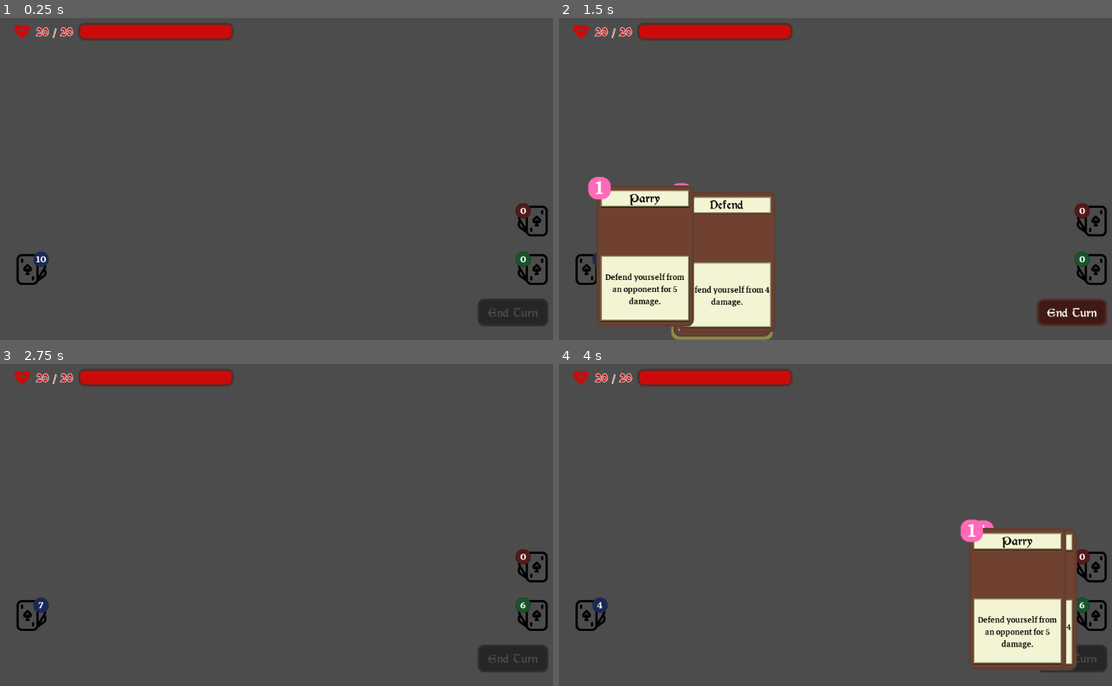
Above: before the commit, frames 1-4 (two rows, left to right).
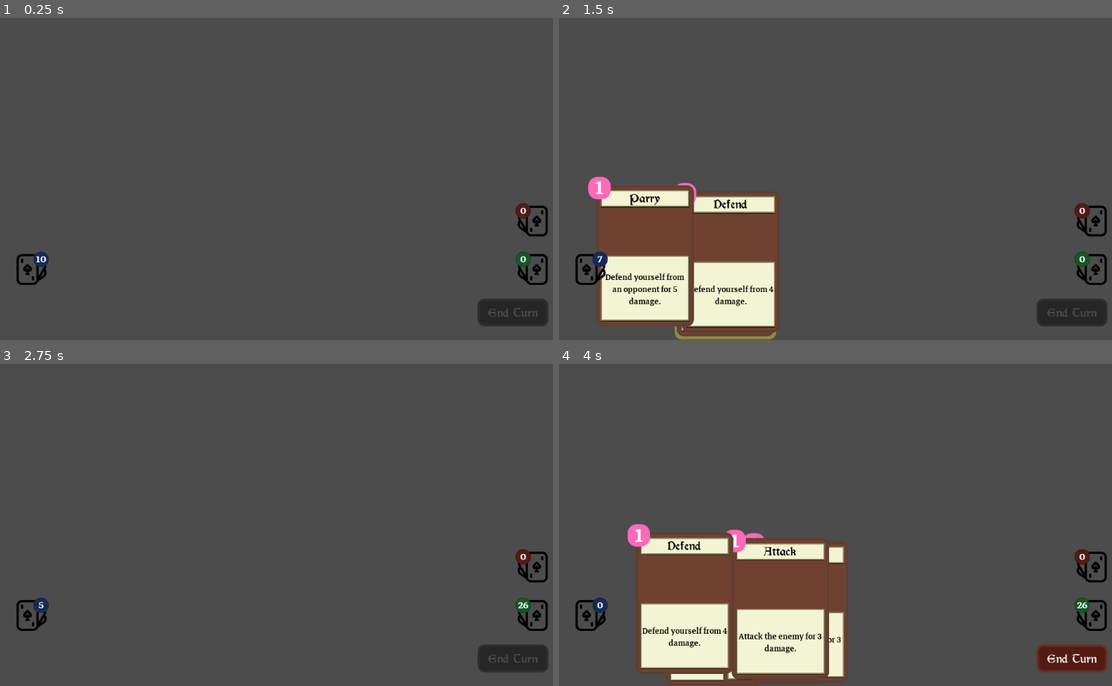
Above: after the commit, the same moments.

Repository: Maaack/Battle-Deck-Energy
Game: Godot game, scene res://Scenes/Main.tscn
Two runs of this game, one before a commit and one after it. Both use one fixed random seed, a clock stepped at 60 frames per second and the inputs below.
Inputs (mouse positions are in pixels of both pictures, inside the frame that each line leads up to):
- Up to frame 1 (0.25 s): no input
- Up to frame 2 (1.5 s): tap Enter at 0.5 s; move the mouse to (962, 159) at 0.52 s; click (962, 159) at 0.67 s; move the mouse to (730, 191) at 1.27 s; click (730, 191) at 1.42 s
- Up to frame 3 (2.75 s): click "End Turn" at 2 s
- Up to frame 4 (4 s): move the mouse to (896, 447) at 2.77 s; click (896, 447) at 2.92 s; click (1073, 657) at 3.5 s, where only the run before the commit has a clickable "End Turn"

The runs differ from the first frame. In frame 1, 1.7% of the frame differs, in the area x 2-43%, y 1-8%; in frame 2, 4.1%; in frame 3, 1.8%; in frame 4, 27%, in the area x 2-100%, y 1-100%.

Commit message:
BATL-01: Tweaking control nodes to ease resizing of screen.

Diff:
--- a/Scenes/HUD/HUD.gd
+++ b/Scenes/HUD/HUD.gd
@@ -3,10 +3,12 @@
 
 onready var draw_pile = $DrawPile
 onready var discard_pile = $DiscardPile
-onready var hand_manager = $HandContainer/Control/HandManager
+onready var hand_manager = $Hand/HandManager
+onready var hand = $Hand
 onready var draw_hand_timer = $DrawHandTimer
 onready var draw_card_timer = $DrawCardTimer
 onready var reshuffle_card_timer = $ReshuffleCardTimer
+onready var resize_timer = $ResizeTimer
 onready var health_meter = $HealthMeter
 onready var end_turn_button = $EndTurnButton/Button
 
@@ -41,15 +43,15 @@
 	draw_hand_timer.start()
 
 func _on_DrawHandTimer_timeout():
-	draw_cards(3)
+	draw_cards(5)
 
 func _on_DrawPile_drew_card(card_scene:PackedScene):
 	var card_instance : Card = card_scene.instance()
 	if not is_instance_valid(card_instance):
 		return
 	card_instance.packed_scene = card_scene
-	card_instance.position = draw_pile.rect_position
-	add_child(card_instance)
+	card_instance.position = draw_pile.rect_position - hand.rect_position
+	hand.add_child(card_instance)
 	hand_manager.add_card(card_instance)
 	_drawing_cards -= 1
 	if _drawing_cards > 0:
@@ -93,4 +95,4 @@
 
 func _on_HandManager_discarding_card(discarding_card:Card):
 	discarding_card.connect("position_reached", self, "_on_Card_position_reached")
-	discarding_card.tween_to_position(discard_pile.rect_position)
+	discarding_card.tween_to_position(discard_pile.rect_position - hand.rect_position)
--- a/Scenes/HUD/HUD.tscn
+++ b/Scenes/HUD/HUD.tscn
@@ -9,8 +9,10 @@
 [ext_resource path="res://Scenes/HUD/HandManager/HandManager.tscn" type="PackedScene" id=7]
 
 [node name="HUD" type="Control"]
+anchor_top = 1.0
 anchor_right = 1.0
 anchor_bottom = 1.0
+margin_top = -600.0
 mouse_filter = 1
 script = ExtResource( 2 )
 __meta__ = {
@@ -19,18 +21,18 @@
 "_edit_vertical_guides_": [ 23.6014, 935.507, 87.8138, 995.97 ]
 }
 
-[node name="HandContainer" type="CenterContainer" parent="."]
-margin_left = 512.0
-margin_top = 476.0
-margin_right = 512.0
-margin_bottom = 476.0
+[node name="Hand" type="Control" parent="."]
+anchor_left = 0.5
+anchor_top = 1.0
+anchor_right = 0.5
+anchor_bottom = 1.0
+margin_top = -125.0
+margin_bottom = -125.0
 __meta__ = {
 "_edit_use_anchors_": false
 }
 
-[node name="Control" type="Control" parent="HandContainer"]
-
-[node name="HandManager" parent="HandContainer/Control" instance=ExtResource( 7 )]
+[node name="HandManager" parent="Hand" instance=ExtResource( 7 )]
 
 [node name="DrawPile" parent="." instance=ExtResource( 1 )]
 margin_left = 23.6014
@@ -57,6 +59,7 @@
 margin_bottom = -25.1985
 
 [node name="HealthMeter" parent="." instance=ExtResource( 6 )]
+visible = false
 margin_left = 23.6014
 margin_top = 24.2419
 margin_right = 423.601
@@ -72,7 +75,11 @@
 [node name="ReshuffleCardTimer" type="Timer" parent="."]
 wait_time = 0.05
 one_shot = true
-[connection signal="discarding_card" from="HandContainer/Control/HandManager" to="." method="_on_HandManager_discarding_card"]
+
+[node name="ResizeTimer" type="Timer" parent="."]
+wait_time = 0.4
+one_shot = true
+[connection signal="discarding_card" from="Hand/HandManager" to="." method="_on_HandManager_discarding_card"]
 [connection signal="drew_card" from="DrawPile" to="." method="_on_DrawPile_drew_card"]
 [connection signal="empty" from="DrawPile" to="." method="_on_DrawPile_empty"]
 [connection signal="drew_card" from="DiscardPile" to="." method="_on_DiscardPile_drew_card"]
@@ -81,3 +88,4 @@
 [connection signal="timeout" from="DrawHandTimer" to="." method="_on_DrawHandTimer_timeout"]
 [connection signal="timeout" from="DrawCardTimer" to="." method="_on_DrawCardTimer_timeout"]
 [connection signal="timeout" from="ReshuffleCardTimer" to="." method="_on_ReshuffleCardTimer_timeout"]
+[connection signal="timeout" from="ResizeTimer" to="." method="_on_FanCardTimer_timeout"]
--- a/Scenes/HUD/HandManager/HandManager.gd
+++ b/Scenes/HUD/HandManager/HandManager.gd
@@ -29,7 +29,8 @@
 		if card is Card:
 			card.discard()
 
-func _fan_cards():
+func get_card_positions():
+	var positions : Array = []
 	var card_max_ratio : float = float(cards.size()) / float(max_hand_size)
 	var width_diff : float = (ending_width - starting_width) * card_max_ratio
 	var current_width : float = starting_width + width_diff
@@ -39,6 +40,13 @@
 	for card in cards:
 		iter += 1
 		if card is Card:
-			var x_position : float = horizontal_center + (iter * divided_space)
-			var x_offset : Vector2 = Vector2(x_position, 0) + global_position
-			card.tween_to_position(x_offset)
+			var card_position_x : float = horizontal_center + (iter * divided_space)
+			var card_position : Vector2 = Vector2(card_position_x, 0)
+			positions.append(card_position)
+	return positions
+
+func _fan_cards():
+	var positions : Array = get_card_positions()
+	for card in cards:
+		if card is Card:
+			card.tween_to_position(positions.pop_front())
